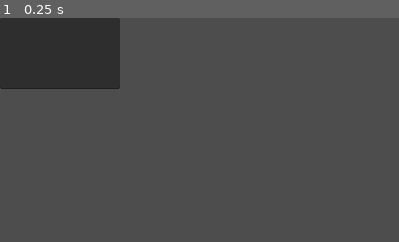
Above: before the commit, frame 1.
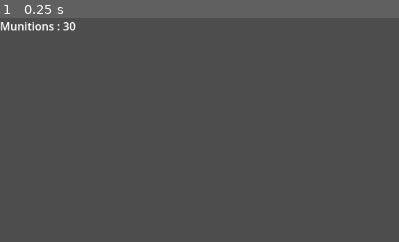
Above: after the commit, the same moment.

Repository: StudioXPEtudiant/-25-26.QC.S.S2_Escape-Night
Game: Godot game, scene res://Laboratoir(scène).tscn
The game is run twice, just before and just after one commit, with the same random seed, the same clock (stepped at 60 frames per second) and the same inputs.
Inputs:
- Up to frame 1 (0.25 s): no input
The pictures show only the part of the screen within x 0-50%, y 0-50%; the shares and areas given below are measured in that part.

The runs differ from the first frame. In frame 1, 9.5% of the frame differs, in the area x 0-31%, y 0-32%.
Error before the commit: Invalid access to property or key 'var' on a base object of type 'null instance'. (res://script/amo_indicator.gd:7)

Commit message:
Munition montré

Diff:
--- /dev/null
+++ b/AmoIndicator.gd
@@ -0,0 +1,9 @@
+extends Label
+var munitions = 30
+
+func _process(_delta):
+	# Conversion du nombre en texte avec str()
+	text = "Munitions : " + str(munitions)
+
+func _on_joueur_munitions_changed(nouvelle_valeur):
+	text = "Munitions : %d" % nouvelle_valeur
--- a/node_3d.tscn
+++ b/node_3d.tscn
@@ -4,7 +4,7 @@
 [ext_resource type="Script" uid="uid://h4ewu3wk3ej6" path="res://script/camera_3d.gd" id="2_jswb2"]
 [ext_resource type="PackedScene" uid="uid://c0kvsgxmf8uis" path="res://Gun.tscn" id="3_a0tk4"]
 [ext_resource type="Script" uid="uid://b27184drb732q" path="res://script/Gun.gd" id="4_jka67"]
-[ext_resource type="Script" uid="uid://b7vu1xjdxmllh" path="res://script/amo_indicator.gd" id="5_jka67"]
+[ext_resource type="Script" uid="uid://2as6gsdj1ap3" path="res://AmoIndicator.gd" id="5_jka67"]
 
 [sub_resource type="CapsuleMesh" id="CapsuleMesh_odvco"]
 
@@ -35,7 +35,7 @@
 visible = false
 script = ExtResource("4_jka67")
 
-[node name="TextEdit" type="TextEdit" parent="."]
-offset_right = 173.0
-offset_bottom = 103.0
+[node name="Label" type="Label" parent="."]
+offset_right = 40.0
+offset_bottom = 23.0
 script = ExtResource("5_jka67")
--- a/script/personnage_principal.gd
+++ b/script/personnage_principal.gd
@@ -86,3 +86,10 @@
 		collision_shape.shape.height = stand_height
 		collision_shape.position.y = stand_height / 2
 		camera.position.y = camera_stand_pos
+
+signal munitions_changed(nouvelle_valeur)
+var munitions = 30
+
+func tirer():
+	munitions -= 1
+	munitions_changed.emit(munitions) # Émet le signal
Not shown, added: AmoIndicator.gd.uid
